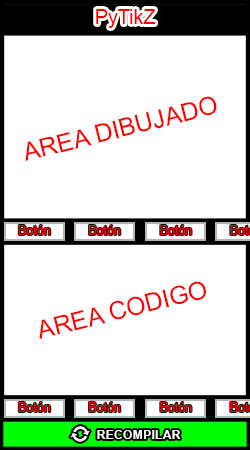
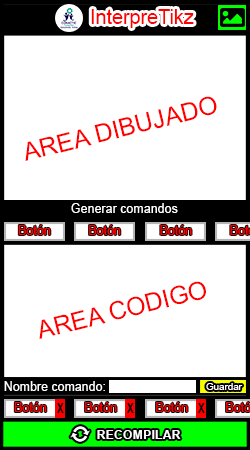
Comparing the layer stacks of the two 250 x 450 images. Changes:
renamed "PyTikZ" to "InterpreTikz", painted on it over [91, 9, 194, 28]
added group "AREA CODIGO" (1st of 2, in "Aplicativo") with 53 layers in group "Aplicativo" over [4, 200, 250, 418]
moved "Acceso Rapido - Superior" into group "AREA CODIGO" over [4, 200, 246, 219]
added layer "Generar comandos" in group "Acceso Rapido - Superior" over [71, 203, 178, 213]
added layer "Capa 2" in group "Acceso Rapido - Superior" over [4, 200, 246, 219]
moved "Acceso Rapido - Inferior" into group "AREA CODIGO" over [4, 377, 250, 418]
added group "Guardar comando" with 9 layers in group "Acceso Rapido - Inferior" over [4, 377, 246, 395]
added group "PASO 2" with 5 layers in group "Guardar comando" over [4, 377, 246, 395]
added layer "Nombre comando:" in group "PASO 2" over [4, 381, 105, 391]
added layer "Fondo" (3rd of 6, in "Aplicativo" › "AREA CODIGO" › "Acceso Rapido - Inferior" › "Guardar comando" › "PASO 2") in group "PASO 2" over [4, 377, 246, 395]
removed group "Boton copia 2" (2nd of 2, in "Aplicativo" › "Acceso Rapido - Inferior") (2 layers) from group "Acceso Rapido - Inferior" over [147, 399, 206, 418]
added group "Boton copia 5" with 4 layers in group "Acceso Rapido - Inferior" over [147, 399, 206, 418]
moved "Botones" (6th of 8, in "Aplicativo" › "AREA CODIGO" › "Acceso Rapido - Inferior" › "Boton copia 5") into group "Boton copia 5", painted on it over [147, 399, 206, 418]
removed group "Boton copia" (2nd of 2, in "Aplicativo" › "Acceso Rapido - Inferior") (2 layers) from group "Acceso Rapido - Inferior" over [76, 399, 135, 418]
added group "Boton copia 4" with 4 layers in group "Acceso Rapido - Inferior" over [76, 399, 135, 418]
moved "Botones" (7th of 8, in "Aplicativo" › "AREA CODIGO" › "Acceso Rapido - Inferior" › "Boton copia 4") into group "Boton copia 4", painted on it over [76, 399, 135, 418]
…and 18 more changes (12 added, 1 moved_by, 4 painted, 1 removed, 4 stack)
